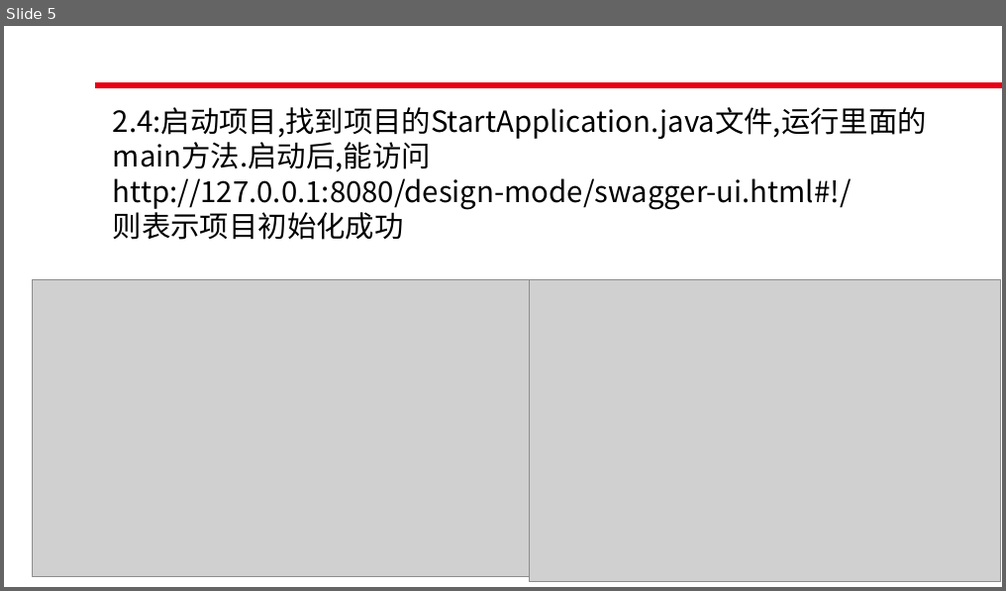
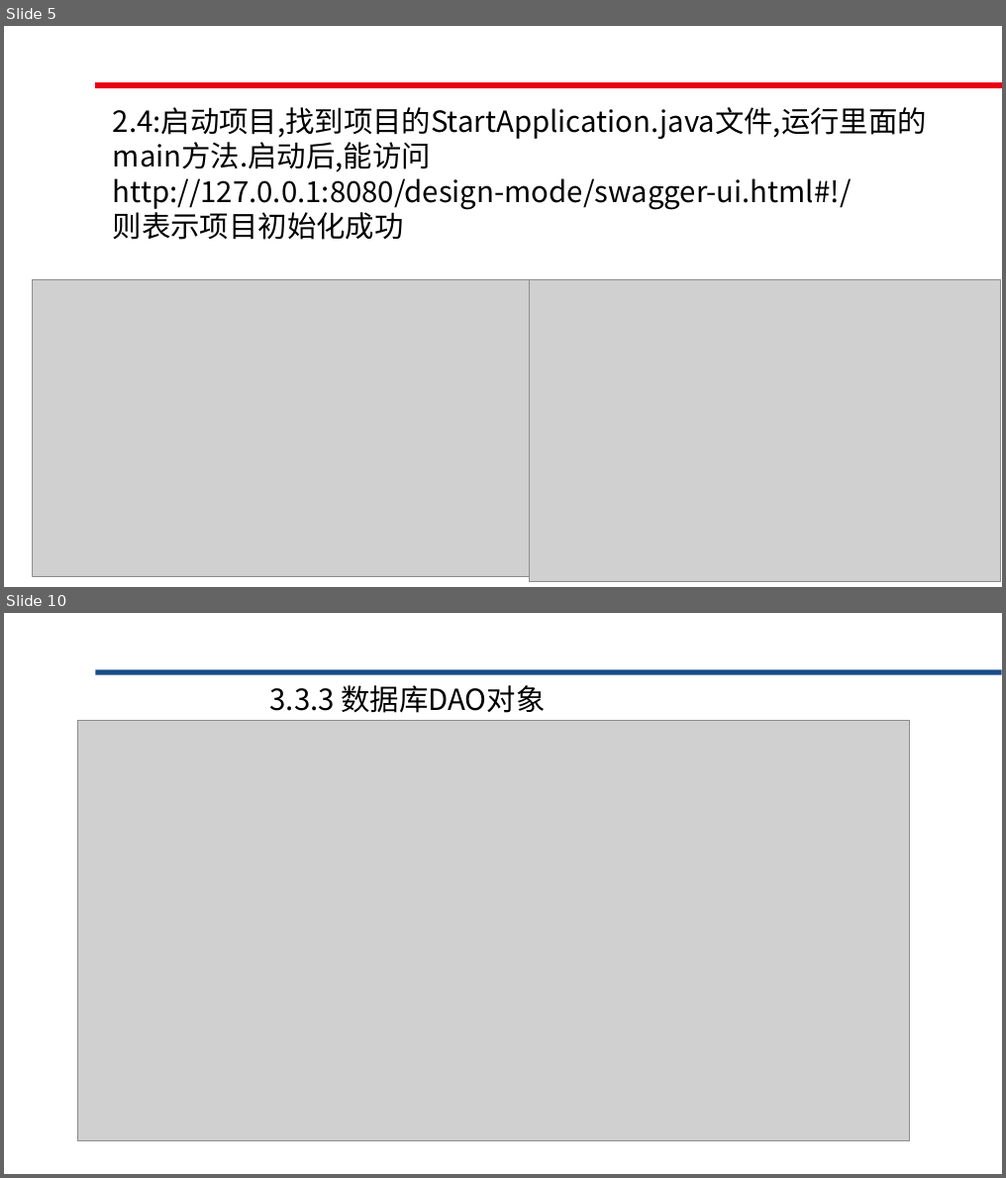
Before and after one commit to roet80736/JAVADesignMode, a slide deck: JAVA设计模式初级入门.pptx. Shown one above the other, each under a label of ours: slide 5 before the commit, slides 5 and 10 after it; the slides between them are not shown. The pictures are 1006x591 and 1006x1178 pixels, drawn with LibreOffice and Linux fonts; fonts in the diff are those of the drawing; grey boxes stand for pictures; background and template pictures are left out. Boxes give left, top, right and bottom in pixels: in the first picture for what was removed or moved away, otherwise in the second. Text is boxed around its words. In the diff, an @@ line names an element or a change of style, - is before the commit and + after.

```diff
--- a/JAVA设计模式初级入门.pptx
+++ b/JAVA设计模式初级入门.pptx
@@ slide 10 added at (4,613,1002,1174), background #FFFFFF @@
@@ rectangle added at (95,669,1002,675), fill #194B87 @@
@@ text added at (270,685,545,713), 28 pt, text #000000 @@
+3.3.3 数据库DAO对象
@@ picture added at (77,721,910,1142) @@
```
Also in this commit, not shown: 9 other slides added, 7 slides removed, 10 other files.
